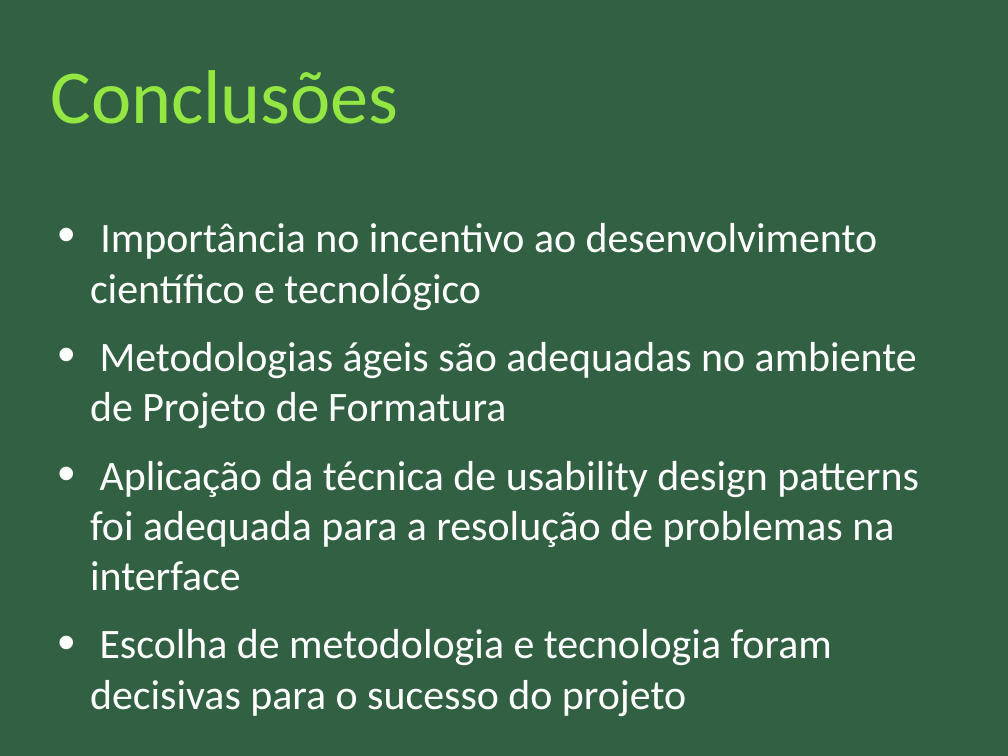
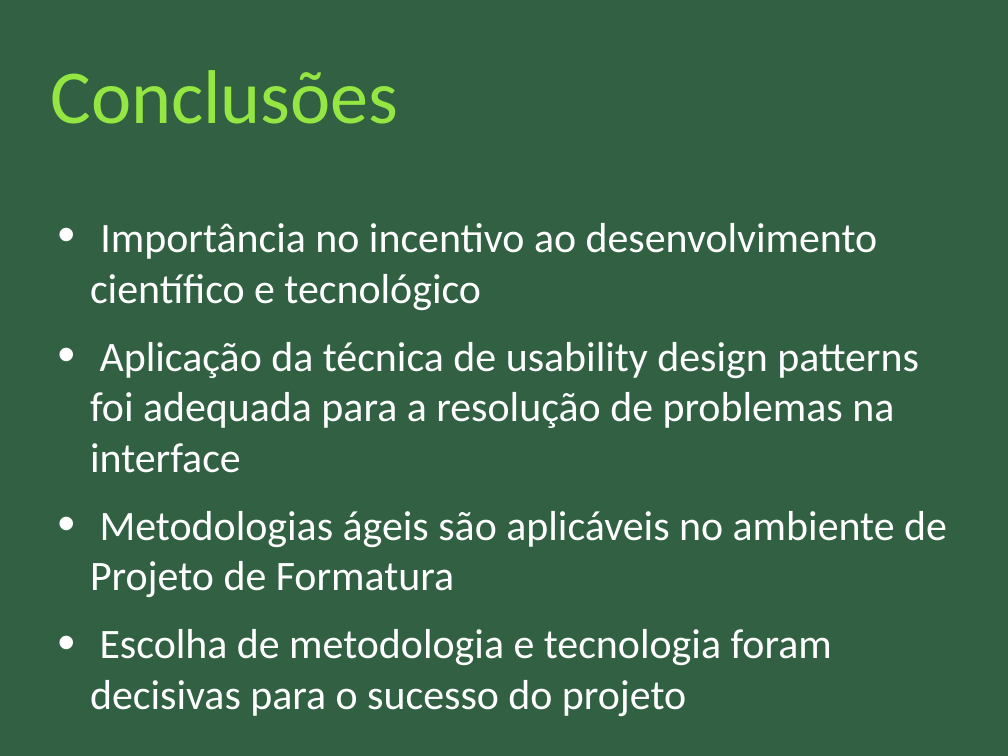
Before and after one commit to nathaliaspatricio/febracev, a slide deck: slide 22 of docs/monografia/apresentação_final.odp (slide 21 before the commit). Drawn at 1008x756 pixels with LibreOffice and Linux fonts; fonts in the diff are those of the drawing. Boxes give left, top, right and bottom in pixels: in the first picture for what was removed or moved away, otherwise in the second. Text is boxed around its words. In the diff, an @@ line names an element or a change of style, - is before the commit and + after.

```diff
--- a/docs/monografia/apresentação_final.odp
+++ b/docs/monografia/apresentação_final.odp
@@ text at (90, 342, 917, 428): paragraph removed @@
-• Metodologias ágeis são adequadas no ambiente de Projeto de Formatura
@@ text at (90, 511, 947, 597): paragraph added @@
+• Metodologias ágeis são aplicáveis no ambiente de Projeto de Formatura
```
Also in this commit, not shown: 4 other slides changed, 1 slide added, 2 other files.
